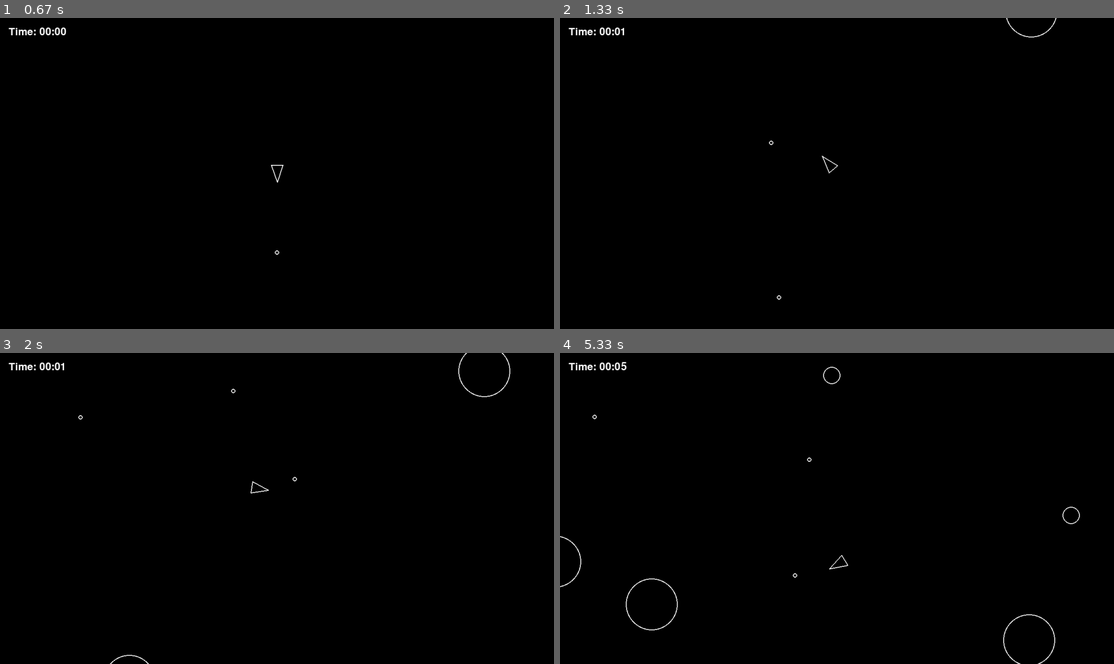
Above: before the commit, frames 1-4 (two rows, left to right).
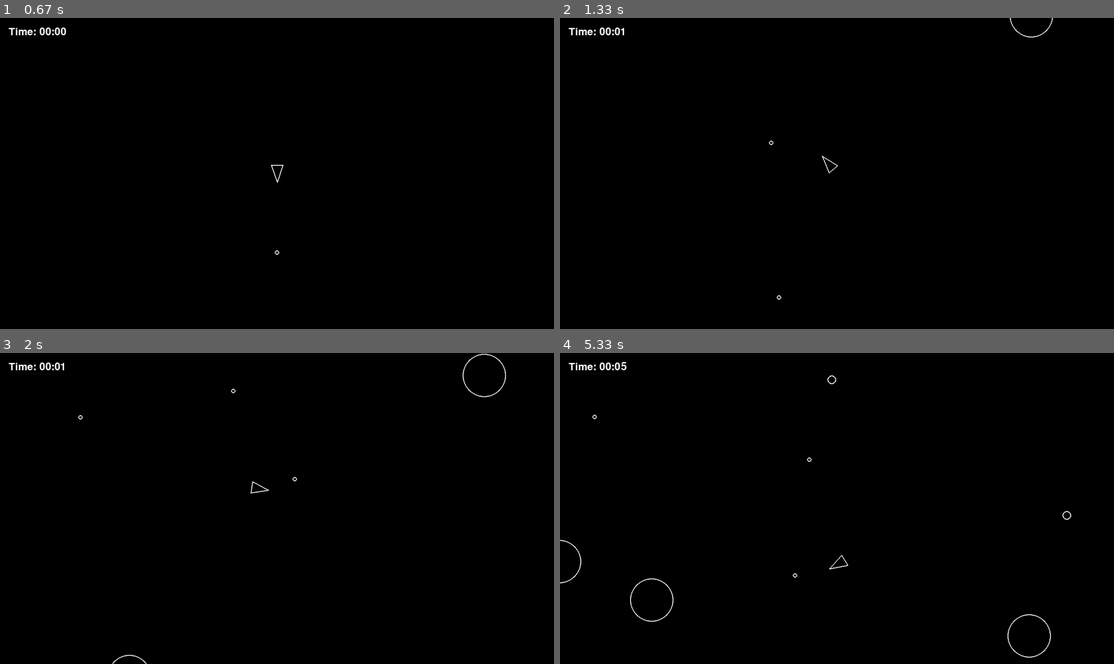
Above: after the commit, the same moments.

Repository: TobiasPartzsch/asteroids-game
Game: pygame game, started from main.py
Same seed, same stepped clock (60 frames per second), same inputs: the game is played once before the commit and once after it.
Inputs:
- Up to frame 1 (0.67 s): tap Space at 0.33 s
- Up to frame 2 (1.33 s): hold D 0.67-1.13 s; tap Space at 0.73, 1.03, 1.23 s; hold W from 1.17 s (still down)
- Up to frame 3 (2 s): release W at 1.47 s; hold D 1.5-1.97 s; tap Space at 1.57, 1.87 s
- Up to frame 4 (5.33 s): hold A 2-2.53 s; tap Space at 2.07, 2.37, 2.63, 2.97, 3.27, 3.4, 3.8, 4.1, 4.47, 4.87, 5.17 s; hold S 2.57-2.87 s; hold A 2.9-3.3 s; hold W 3.33-3.7 s; hold D 3.73-4.37 s; hold S 4.4-4.77 s; hold A 4.8-5.27 s; hold D from 5.3 s (still down)

Frame 1 is identical in both runs. In frame 2, less than 0.1% of the frame differs, in the area x 80-90%, y 0-7%; in frame 3, 0.2%; in frame 4, 0.6%, in the area x 0-94%, y 4-100%.

Commit message:
reorganized asteroid settings and added new ones for invulnerability

Diff:
--- a/settings/asteroids.py
+++ b/settings/asteroids.py
@@ -1,13 +1,26 @@
 from collision_types import CollisionBehaviour
 
-MIN_RADIUS = 20.0
-SIZES = 3
+
+# Shape
+MIN_RADIUS = 10.0
+SIZES = 5
 MAX_RADIUS = MIN_RADIUS * SIZES
+
+# Spawning
 SPAWN_RATE = 0.8
 SPAWN_RATE_INCREASE = 1
+SPAWN_INVUL_TIME_IN_SEC = 5.0
+
+# Splitting
 SPLIT_SPEEDUP = 1.2
 SPLIT_DIRECTIONS = (-1, 1)
 SPLIT_ANGLE = (20, 50)
+
+# Collision
 COLLISION_ENABLED = False
 ON_COLLISION = CollisionBehaviour.NOTHING
-SPAWN_INVUL_TIME = 0
+
+# Visual
+BORDER_WIDTH_NORMAL = 2
+BORDER_WIDTH_INVULNERABLE_MULTIPLIER = 4
+INVULNERABILITY_BLINKING_PER_SECOND = 2
